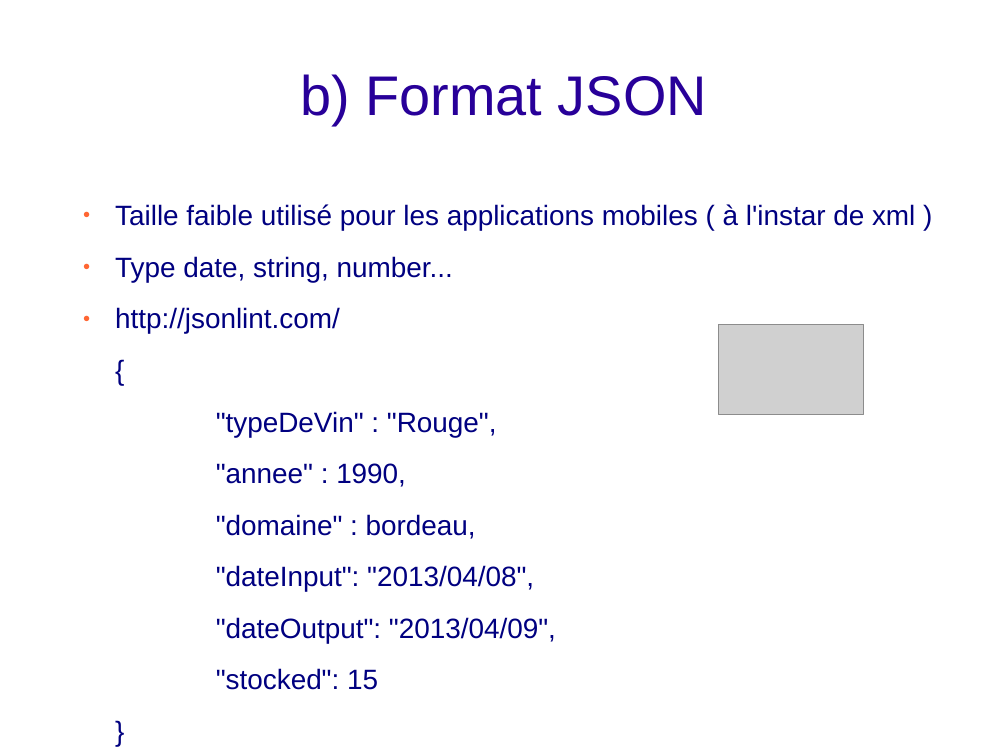
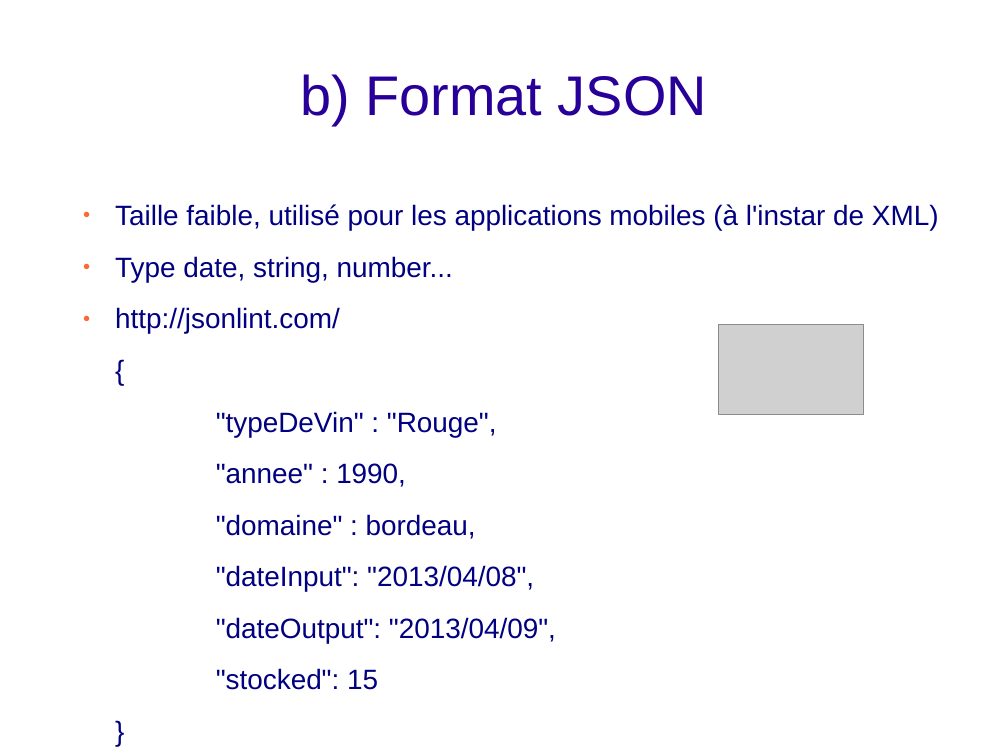
Before and after one commit to bigoud/e-cave, a slide deck: slide 11 of Presentation.odp. Drawn at 1008x756 pixels with LibreOffice and Linux fonts; fonts in the diff are those of the drawing; grey boxes stand for pictures; background and template pictures are left out. Boxes give left, top, right and bottom in pixels: in the first picture for what was removed or moved away, otherwise in the second. Text is boxed around its words. In the diff, an @@ line names an element or a change of style, - is before the commit and + after.

```diff
--- a/Presentation.odp
+++ b/Presentation.odp
@@ text at [115, 204, 939, 231]: text changed @@
-● Taille faible utilisé pour les applications mobiles ( à l'instar de xml )
+● Taille faible, utilisé pour les applications mobiles (à l'instar de XML)
```
Also in this commit, not shown: 11 other slides changed, 2 other files.
